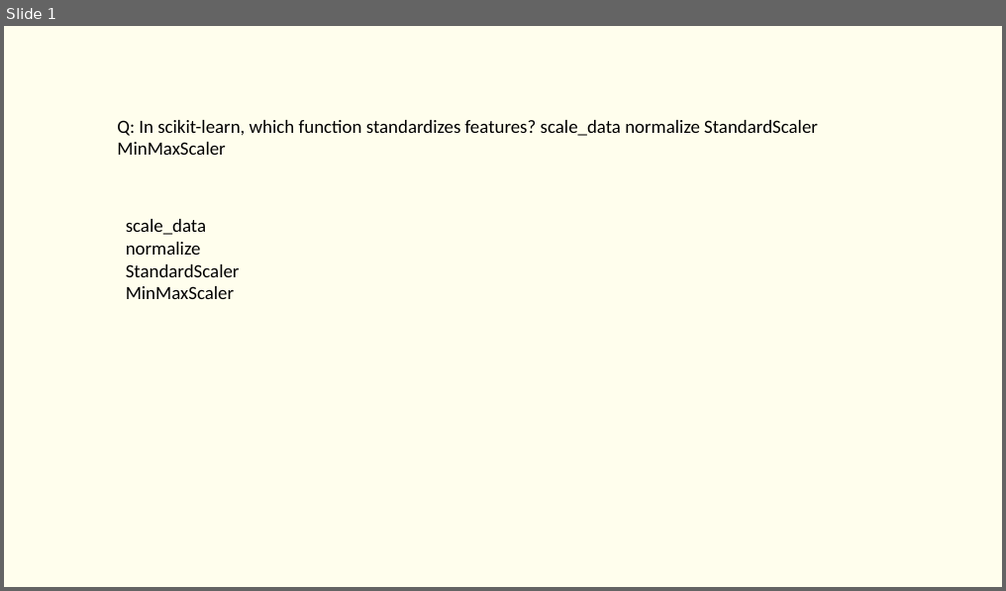
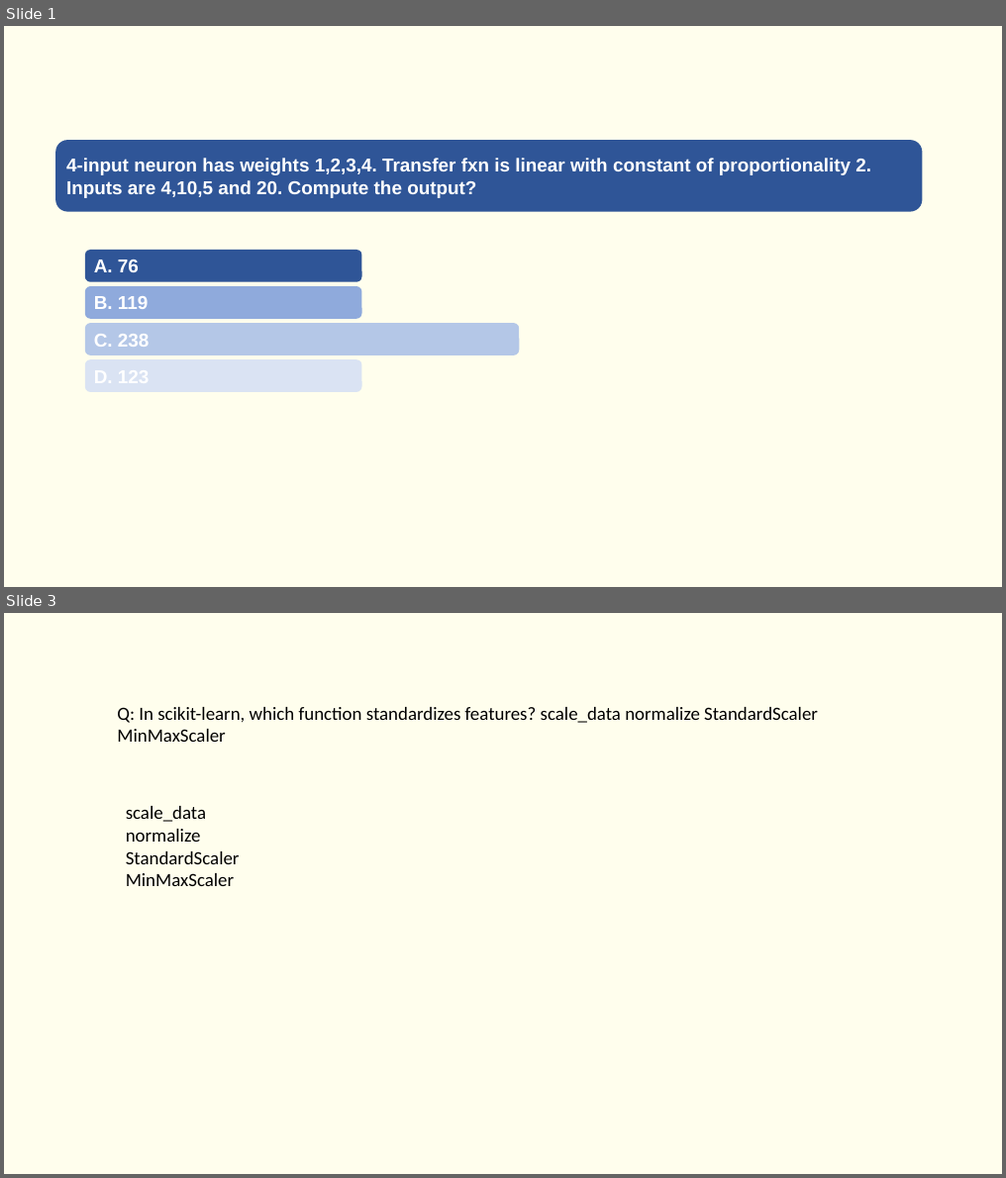
Before and after one commit to Saira55/Machine-Learning-Multiple-Choice-Questions, a slide deck: Machine Learning Quiz Question.pptx. Shown one above the other, each under a label of ours: slide 1 before the commit, slides 1 and 3 after it; the slides between them are not shown. The pictures are 1006x591 and 1006x1178 pixels, drawn with LibreOffice and Linux fonts; fonts in the diff are those of the drawing. Boxes give left, top, right and bottom in pixels: in the first picture for what was removed or moved away, otherwise in the second. Text is boxed around its words. In the diff, an @@ line names an element or a change of style, - is before the commit and + after.

```diff
--- a/Machine Learning Quiz Question.pptx
+++ b/Machine Learning Quiz Question.pptx
@@ slide 1 added at [4,26,1002,587], background #FFFEED @@
@@ rounded rectangle added at [55,140,923,212], fill #2F5597, 18 pt, text #FFFFFF, bold @@
+4-input neuron has weights 1,2,3,4. Transfer fxn is linear with constant of proportionality 2. Inputs are 4,10,5 and 20. Compute the output?
@@ rounded rectangle added at [85,250,361,282], fill #2F5597, 18 pt, text #FFFFFF, bold @@
+A. 76
@@ rounded rectangle added at [85,286,361,319], fill #8FAADC, 18 pt, text #FFFFFF, bold @@
+B. 119
@@ rounded rectangle added at [85,323,519,356], fill #B4C7E7, 18 pt, text #FFFFFF, bold @@
+C. 238
@@ rounded rectangle added at [85,360,361,392], fill #DAE3F3 @@
@@ what was slide 1 is now slide 3 @@
```
Also in this commit, not shown: 1 other slide added.
